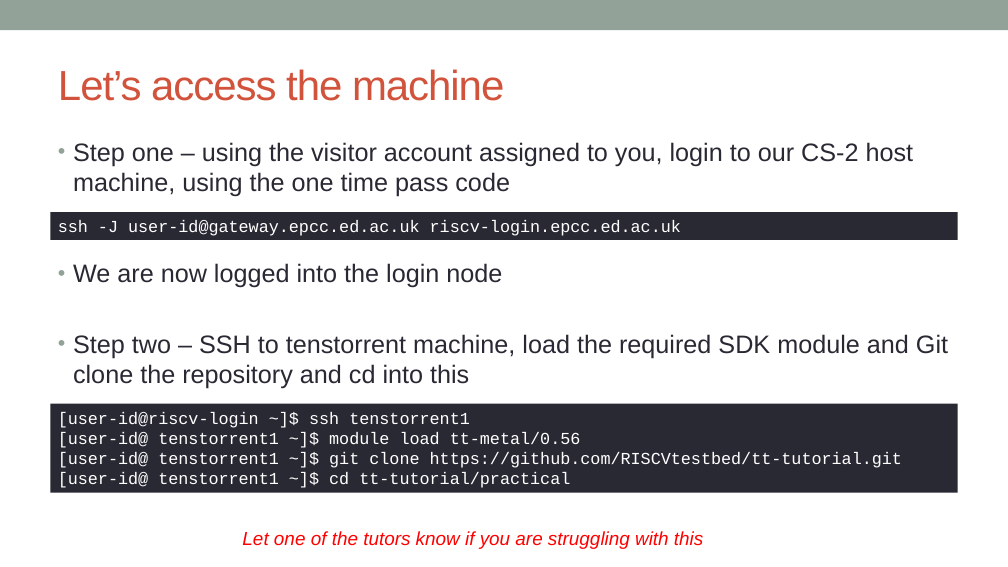
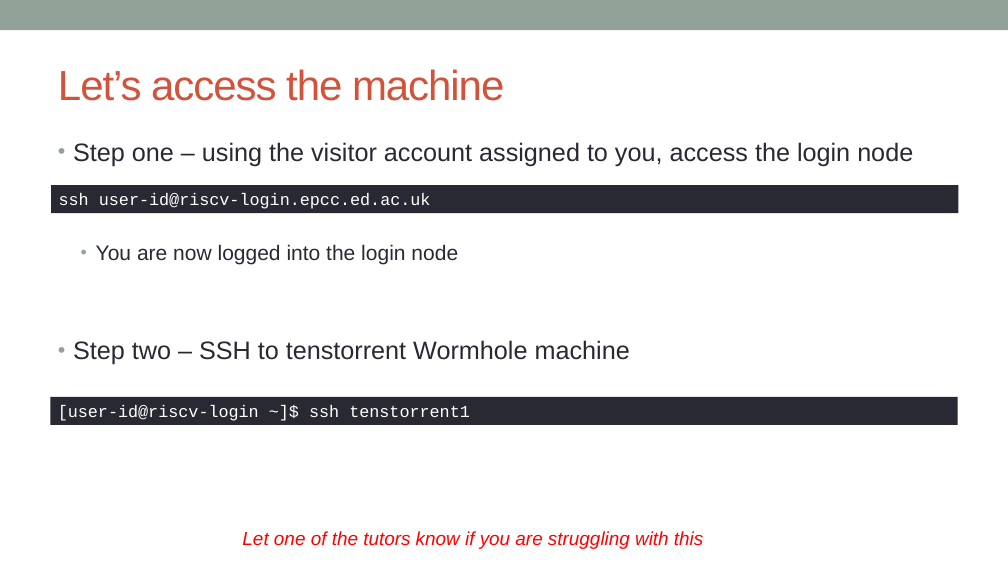
Before and after one commit to owainkenwayucl/tt-tutorial, a slide deck: slide 4 of lectures/src/Accessing Tenstorrent.pptx (slide 3 before the commit). Drawn at 1008x567 pixels with LibreOffice and Linux fonts; fonts in the diff are those of the drawing. Boxes give left, top, right and bottom in pixels: in the first picture for what was removed or moved away, otherwise in the second. Text is boxed around its words. In the diff, an @@ line names an element or a change of style, - is before the commit and + after.

```diff
--- a/lectures/src/Accessing Tenstorrent.pptx
+++ b/lectures/src/Accessing Tenstorrent.pptx
@@ text at [73,142,913,166]: text changed @@
-• Step one – using the visitor account assigned to you, login to our CS-2 host machine, using the one time pass code
+• Step one – using the visitor account assigned to you, access the login node
@@ rectangle "ssh user-id@riscv-login.epcc.ed.ac.uk": place and size @@
-rectangle "ssh user-id@riscv-login.epcc.ed.ac.uk" at [51,212,958,240]
+rectangle "ssh user-id@riscv-login.epcc.ed.ac.uk" at [51,185,959,213]
@@ text in rectangle at [59,193,431,209]: text changed @@
-ssh -J user-id@gateway.epcc.ed.ac.uk riscv-login.epcc.ed.ac.uk
+ssh user-id@riscv-login.epcc.ed.ac.uk
@@ text at [73,244,630,365]: text changed @@
-• We are now logged into the login node
-• Step two – SSH to tenstorrent machine, load the required SDK module and Git clone the repository and cd into this
+  • You are now logged into the login node
+• Step two – SSH to tenstorrent Wormhole machine
@@ rectangle "[user-id@riscv-login ~]$ ssh tenstorrent1": place and size @@
-rectangle "[user-id@riscv-login ~]$ ssh tenstorrent1" at [51,404,958,493]
+rectangle "[user-id@riscv-login ~]$ ssh tenstorrent1" at [51,397,958,425]
@@ text in rectangle at [58,432,902,488]: paragraphs removed @@
-[user-id@ tenstorrent1 ~]$ module load tt-metal/0.56
-[user-id@ tenstorrent1 ~]$ git clone https://github.com/RISCVtestbed/tt-tutorial.git
-[user-id@ tenstorrent1 ~]$ cd tt-tutorial/practical
```
Also in this commit, not shown: 1 other slide changed, 5 slides added, 3 other files.
